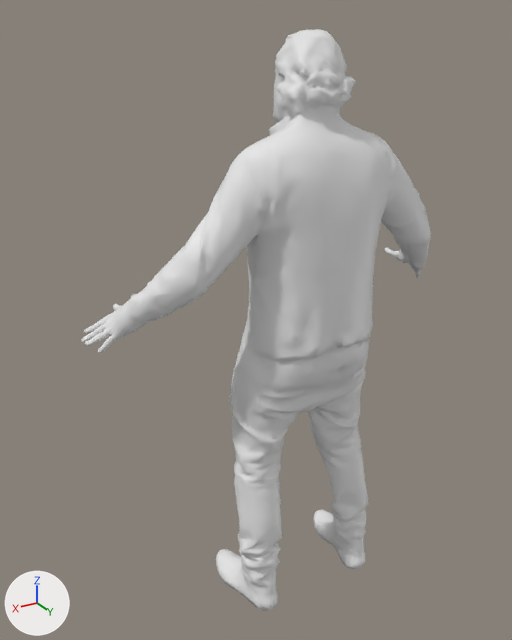
The FBX model Animated Avatars Hololight/Assets/Avatars/AvatarD2/fig0038_4K.fbx: old version first, new version second.
Camera for both pictures: a camera (50 mm lens) standing at (1.295, 1.823, 2.046) and looking at (0.158, -0.072, 1.099). Every picture has the same lights, and +X, +Y and +Z are marked at lower left. Materials are left out; every surface is plain grey. Vertices at the same position are counted once.

The first picture shows 'fig0038_Mesh'.
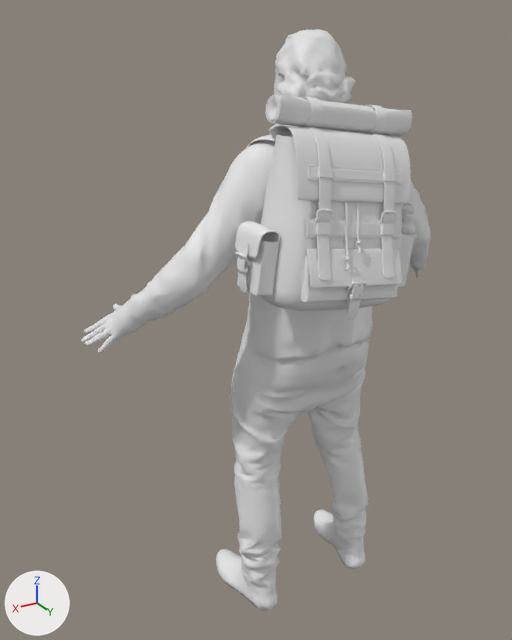
What differs and where, as boxes [x1, y1, x2, y2] in the pictures (512 x 640 px):
part 1 of me_mesh, added: after [235, 95, 417, 320]

Edits to the bpy script that builds the scene:
```text
Change me_mesh:
    used by ob_fig0038_mesh; location = (0.0, 0.0, 0.0)
    remove me_mesh.from_pydata(...)  # 7216 vertices, 14427 faces; spans x -0.7..0.71, y -0.28..0.2, z 0.0..2.01
    add me_mesh.from_pydata(...)  # 70164 vertices, 45158 faces; spans x -0.7..0.71, y -0.28..0.41, z 0.0..2.01
    me_mesh part 1: 62948 vertices added at x -0.22..0.4, y -0.1..0.41, z 1.24..1.86
```
